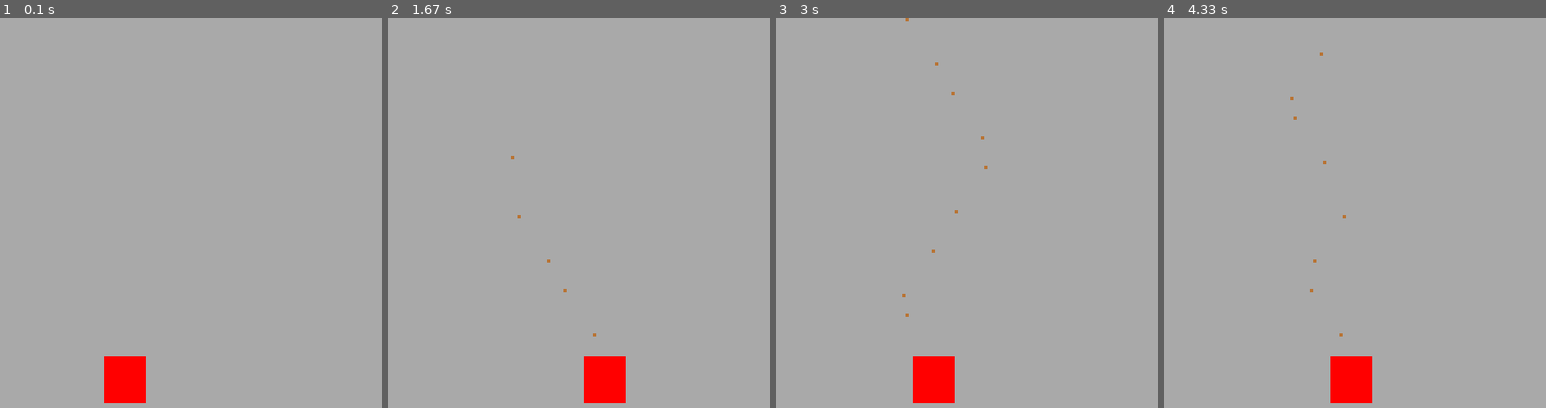
Above: before the commit, frames 1-4 (left to right).
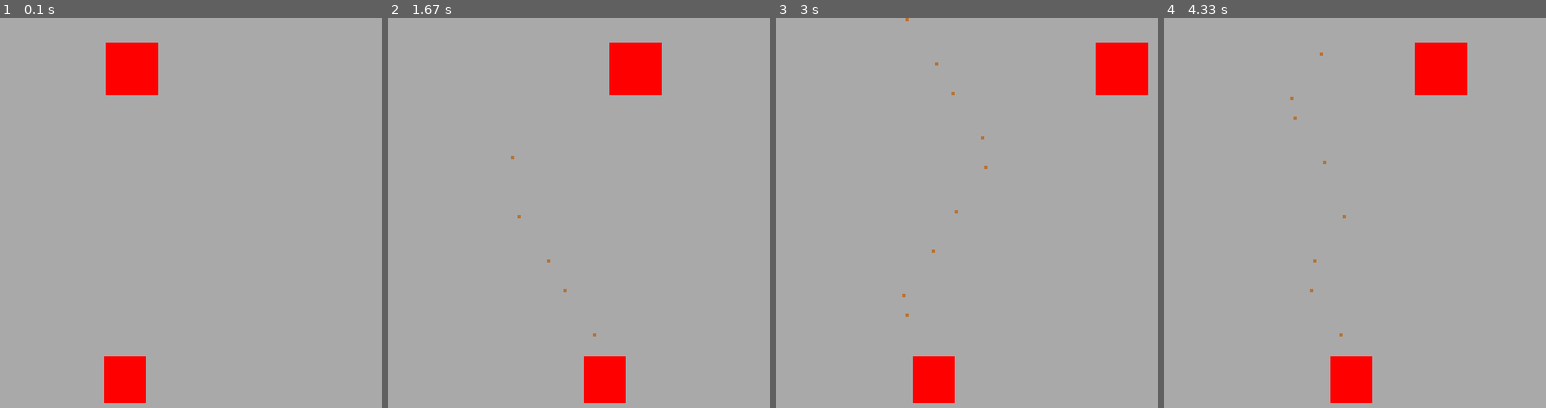
Above: after the commit, the same moments.

Repository: 25-26-1AHIF/pygameproject-JahrmarktBumm_Teodor_Simon
Game: pygame game, started from main.py
Two runs of this game, one before a commit and one after it. Both use one fixed random seed, a clock stepped at 60 frames per second and the inputs below.
Inputs:
- Up to frame 1 (0.1 s): no input
- Up to frame 2 (1.67 s): tap Space at 0.33, 0.73, 1.03, 1.23, 1.53 s; hold D 0.67-1.13 s; hold D 1.17-1.63 s
- Up to frame 3 (3 s): hold A 1.67-2.2 s; tap Space at 1.73, 2.03, 2.3, 2.6, 2.73 s; hold A 2.23-2.63 s; hold D from 2.67 s (still down)
- Up to frame 4 (4.33 s): tap Space at 3.03, 3.4, 3.7, 3.9, 4.2 s; release D at 3.3 s; hold A 3.33-3.8 s; hold D 3.83-4.3 s

The runs differ from the first frame. In frame 1, 1.9% of the frame differs, in the area x 27-42%, y 6-20%; in frame 2, 1.9%; in frame 3, 1.9%; in frame 4, 1.9%.

Commit message:
Target versuch

Diff:
--- a/game/target.py
+++ b/game/target.py
@@ -1,5 +1,23 @@
+import pygame
 from game_variables.GameVariables import GameVariables as gv
 
 
 class Target:
-    pass
+    def __init__(self, screen: pygame.Surface):
+        self.screen = screen
+        self.targets = Target
+        self.width = gv.SQUARE_SIZE
+        self.height = gv.SQUARE_SIZE
+        self.x_pos = gv.SCREEN_WIDTH // 2 - self.width // 2
+        self.y_pos = 30
+        self.direction = 1
+        self.health = 1
+
+    def get_rect(self):
+        return pygame.Rect(self.x_pos, self.y_pos, self.width, self.height)
+
+    def update_and_draw(self):
+        self.x_pos += 1.5 * self.direction
+        if self.x_pos <= 0 or self.x_pos >= gv.SCREEN_WIDTH - self.width:
+            self.direction *= -1
+        pygame.draw.rect(self.screen, "red", self.get_rect())
--- a/main.py
+++ b/main.py
@@ -17,6 +17,7 @@
     bullets_manager = Bullets(screen)
     player_object = Player(screen, bullets_manager)
     # KI Ende, Prompt: Die bullet funktioniert nicht bitte sag mir was falsch ist
+    target_object = Target(screen)
 
     running = True
     clock = pygame.time.Clock()
@@ -44,6 +45,8 @@
         bullets_manager.update_and_draw()
         # KI Ende, Prompt: Die bullet funktioniert nicht bitte sag mir was falsch ist
 
+        target_object.update_and_draw()
+
         # Das Display updaten
         pygame.display.flip()
         clock.tick(gv.FPS)
